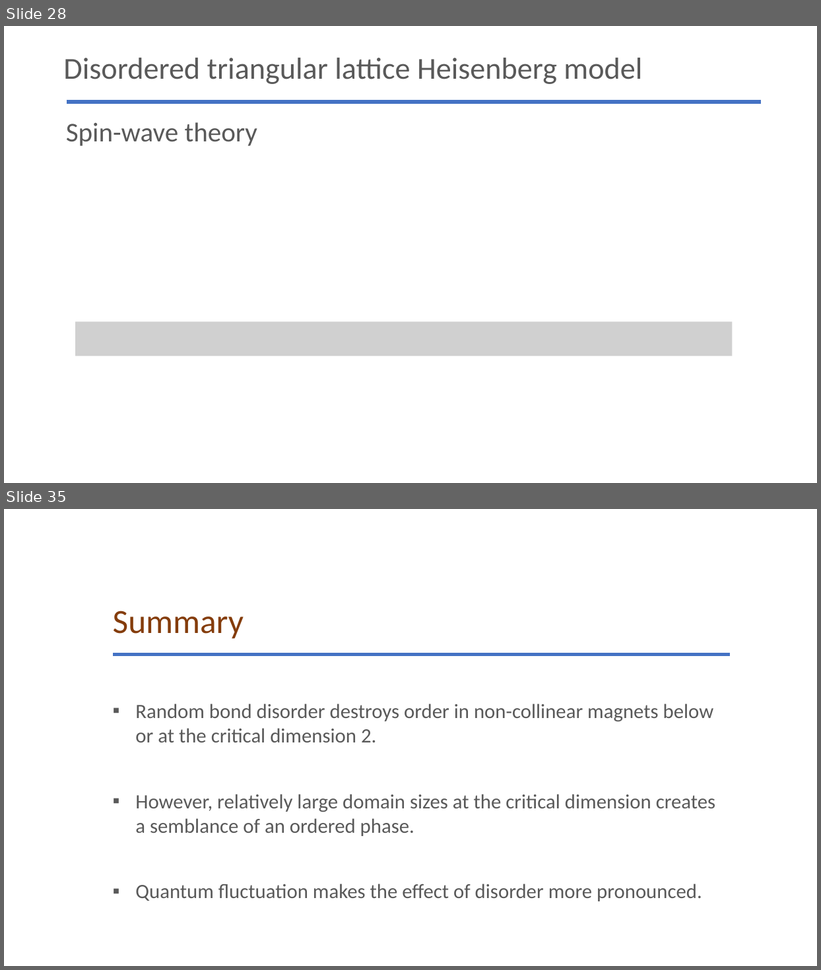
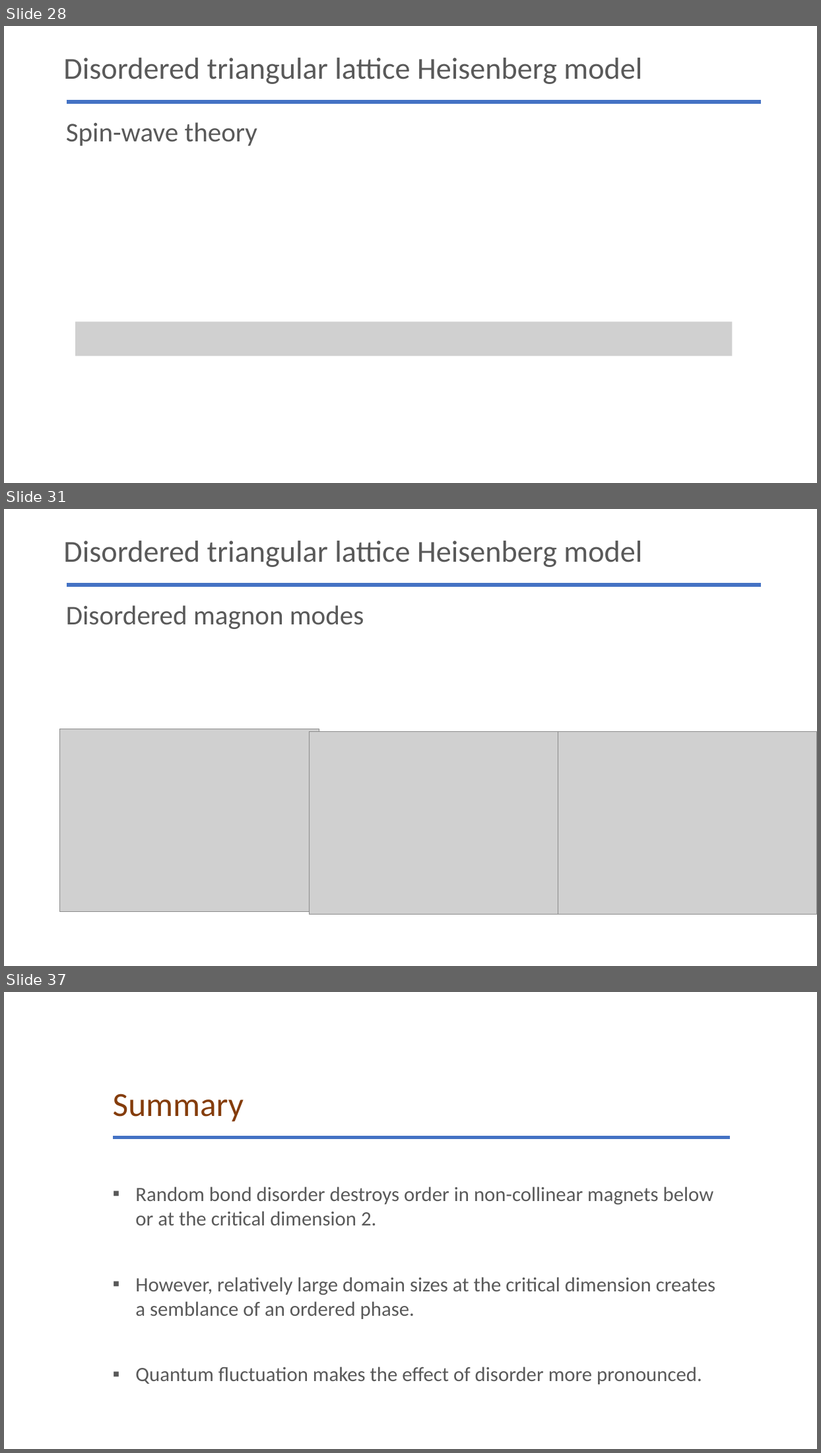
Before and after one commit to glacieant/disordered_triangular_swt, a slide deck: talk/disordered_non-collinear_magnet.pptx. Shown one above the other, each under a label of ours: slides 28 and 35 before the commit, slides 28, 31 and 37 after it; the slides between them are not shown. The pictures are 821x970 and 821x1453 pixels, drawn with LibreOffice and Linux fonts; fonts in the diff are those of the drawing; grey boxes stand for pictures. Boxes give left, top, right and bottom in pixels: in the first picture for what was removed or moved away, otherwise in the second. Text is boxed around its words. In the diff, an @@ line names an element or a change of style, - is before the commit and + after.

```diff
--- a/talk/disordered_non-collinear_magnet.pptx
+++ b/talk/disordered_non-collinear_magnet.pptx
@@ slide 31 added at <box>4,509,817,966</box>, background #FFFFFF @@
@@ title added at <box>63,541,642,567</box>, 36 pt, text #595959 @@
+Disordered triangular lattice Heisenberg model
@@ line added from (67, 585) to (761, 585), #4472C4 4.5 pt @@
@@ text added at <box>66,605,364,629</box>, 32 pt, text #595959 @@
+Disordered magnon modes
@@ picture added at <box>60,729,319,912</box> @@
@@ picture added at <box>309,732,568,915</box> @@
@@ picture added at <box>558,732,817,915</box> @@
@@ what was slide 35 is now slide 37 @@
```
Also in this commit, not shown: 13 slides changed, 2 other slides added, 1 slide removed, 10 other files.
